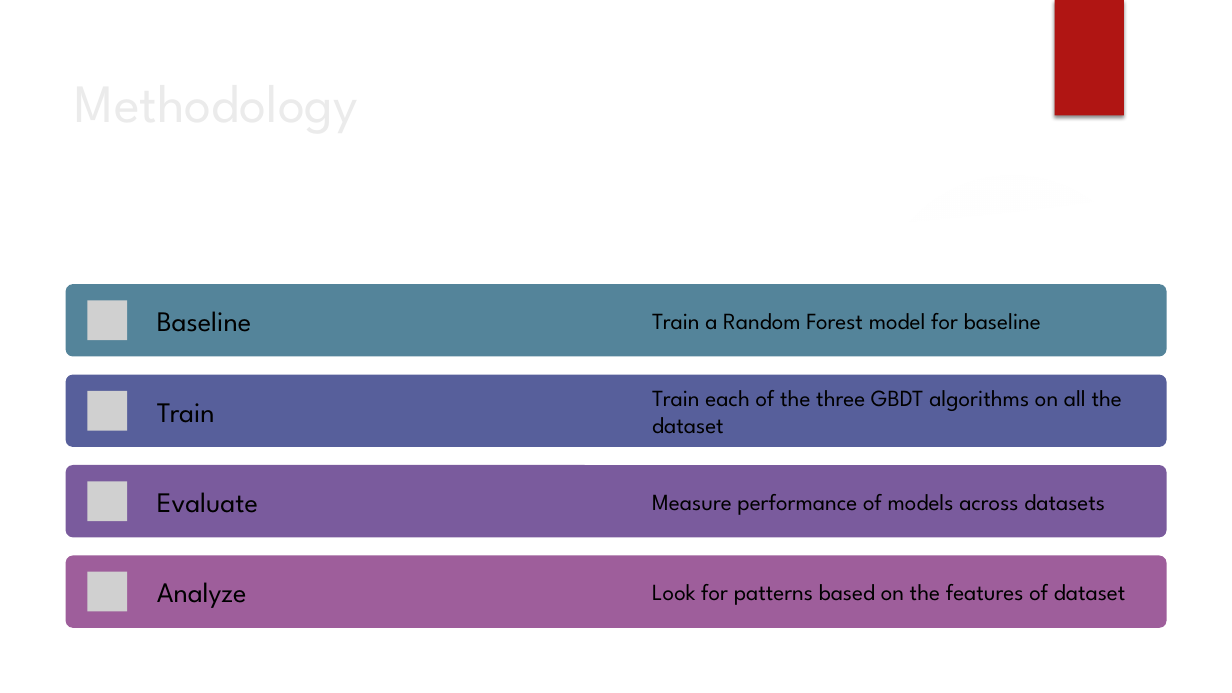
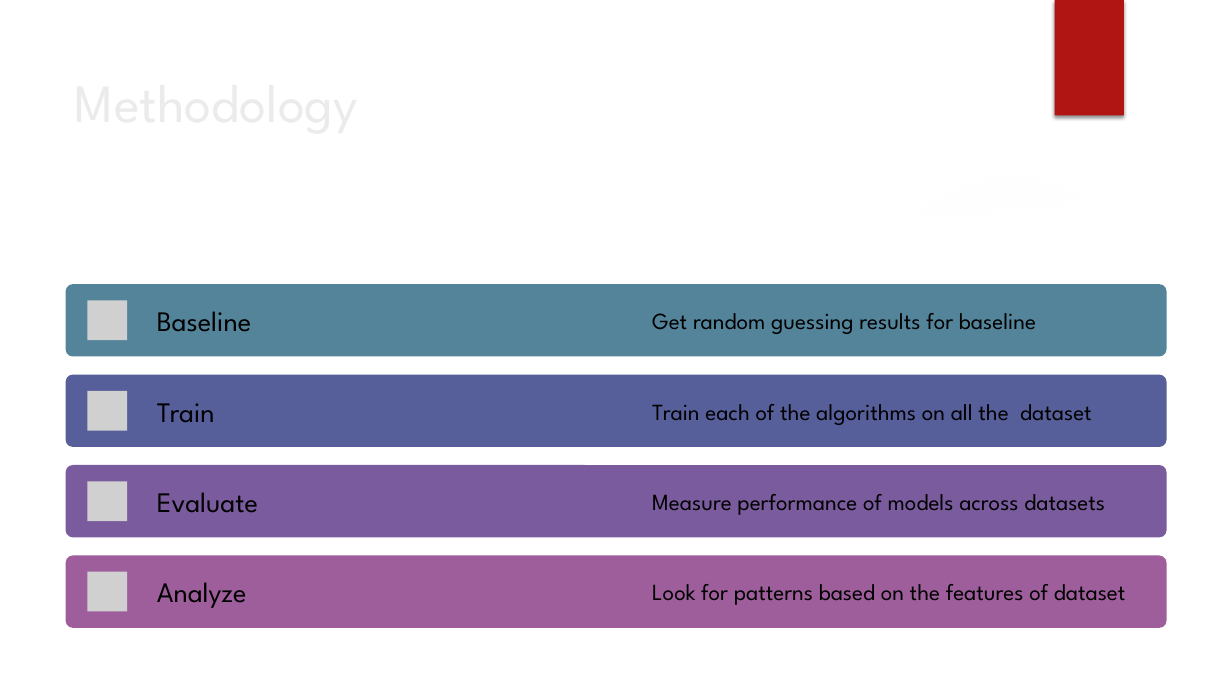
Before and after one commit to mohannishant6/MSc-Thesis, a slide deck: slide 13 of GBDT.pptx (slide 7 before the commit). Drawn at 1232x693 pixels with LibreOffice and Linux fonts; fonts in the diff are those of the drawing; grey boxes stand for pictures; background and template pictures are left out. Boxes give left, top, right and bottom in pixels: in the first picture for what was removed or moved away, otherwise in the second. Text is boxed around its words. In the diff, an @@ line names an element or a change of style, - is before the commit and + after.

```diff
--- a/GBDT.pptx
+++ b/GBDT.pptx
@@ text at <box>652,313,1036,334</box>: text changed @@
-Train a Random Forest model for baseline
+Get random guessing results for baseline
@@ text at <box>652,404,1092,425</box>: text changed @@
-Train each of the three GBDT algorithms on all the dataset
+Train each of the algorithms on all the dataset
```
Also in this commit, not shown: 7 other slides changed, 11 slides added, 1 slide removed, 2 other files.
